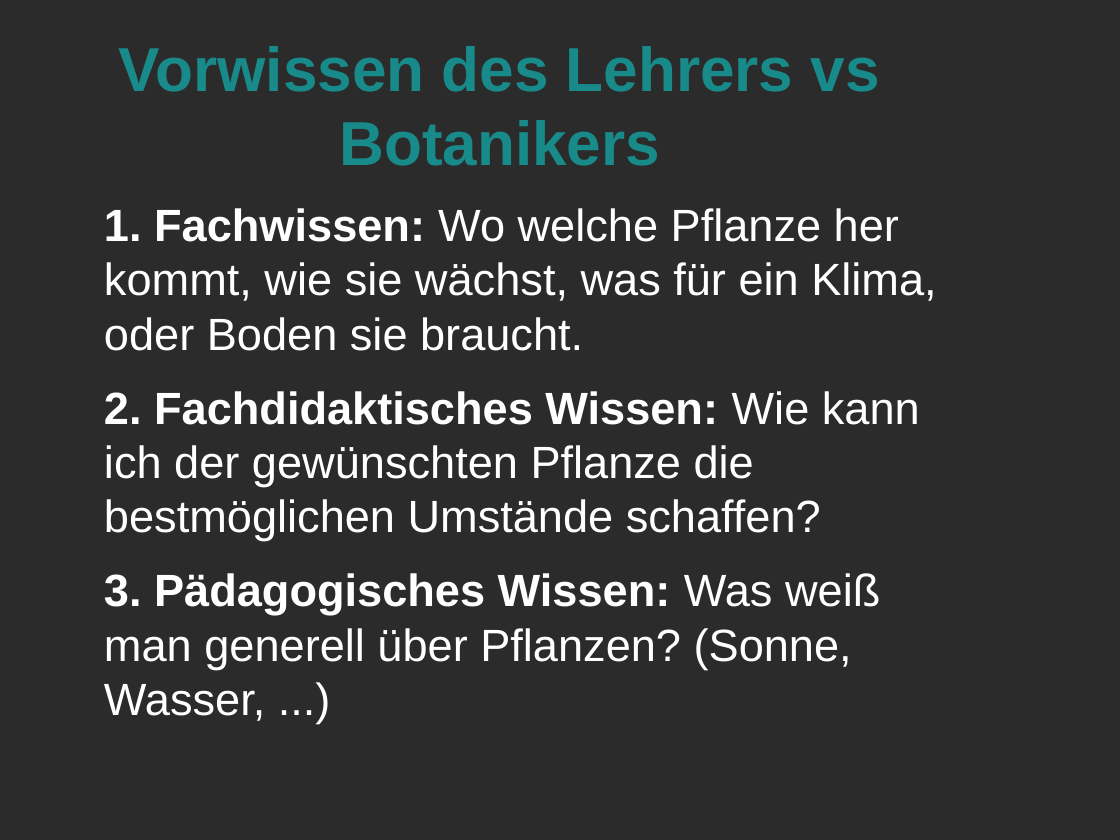
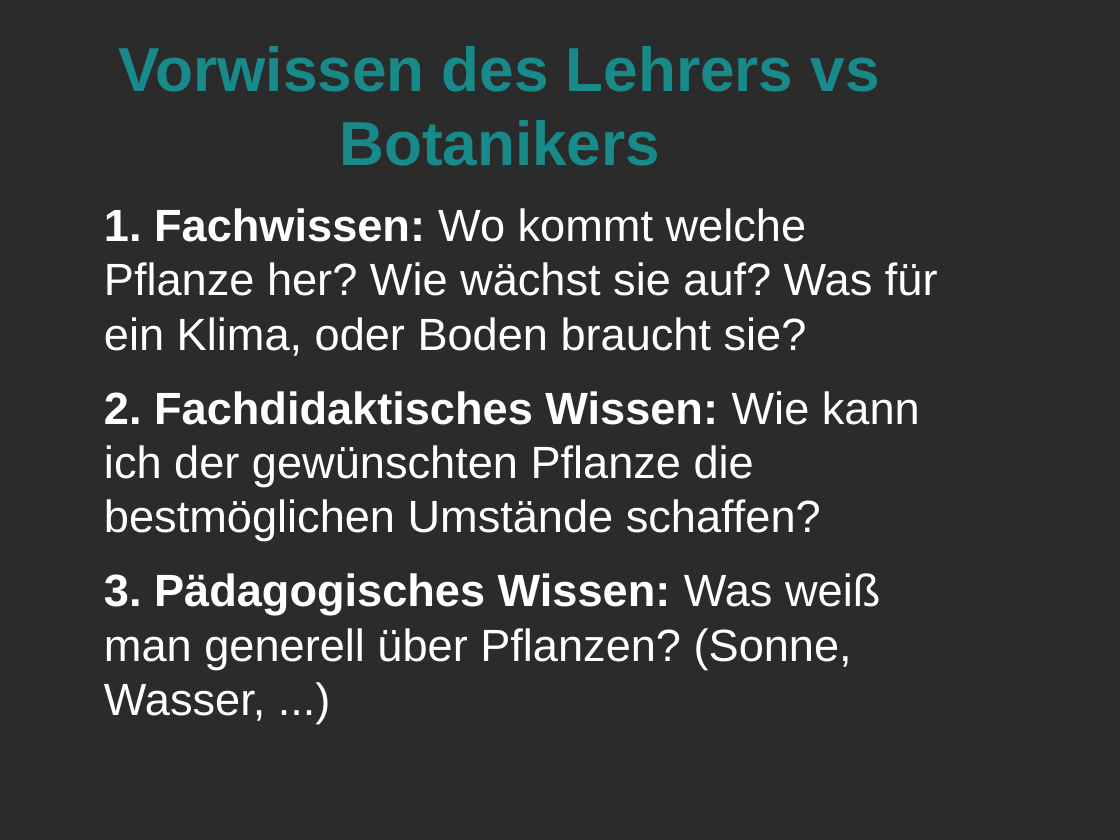
Before and after one commit to LorenzMueller/SS19, a slide deck: slide 20 of Mathe Didaktik/Präsentation.odp. Drawn at 1120x840 pixels with LibreOffice and Linux fonts; fonts in the diff are those of the drawing; background and template pictures are left out; a plain dark background stands for a picture behind light text. Boxes give left, top, right and bottom in pixels: in the first picture for what was removed or moved away, otherwise in the second. Text is boxed around its words. In the diff, an @@ line names an element or a change of style, - is before the commit and + after.

```diff
--- a/Mathe Didaktik/Präsentation.odp
+++ b/Mathe Didaktik/Präsentation.odp
@@ text at box(104, 208, 938, 356): text changed @@
-1. Fachwissen: Wo welche Pflanze her kommt, wie sie wächst, was für ein Klima, oder Boden sie braucht.
+1. Fachwissen: Wo kommt welche Pflanze her? Wie wächst sie auf? Was für ein Klima, oder Boden braucht sie?
```
Also in this commit, not shown: 7 other slides changed, 2 slides added, 1 slide removed, 5 other files.
